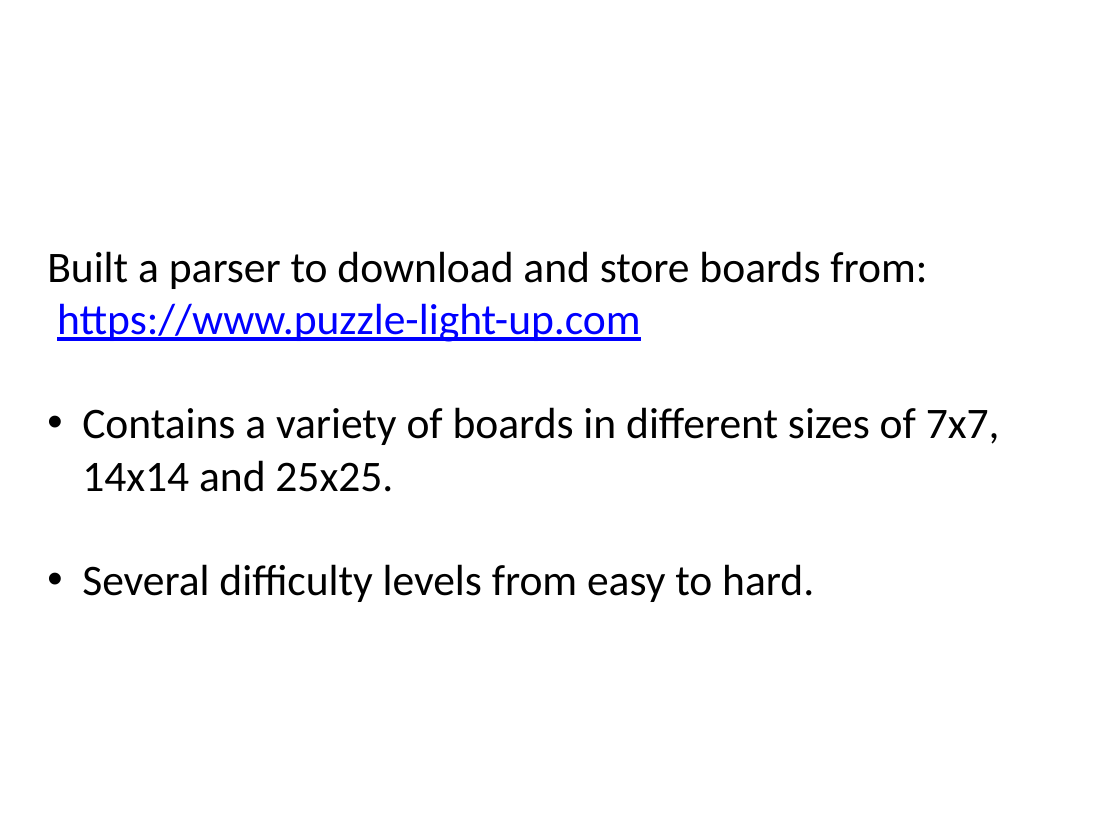
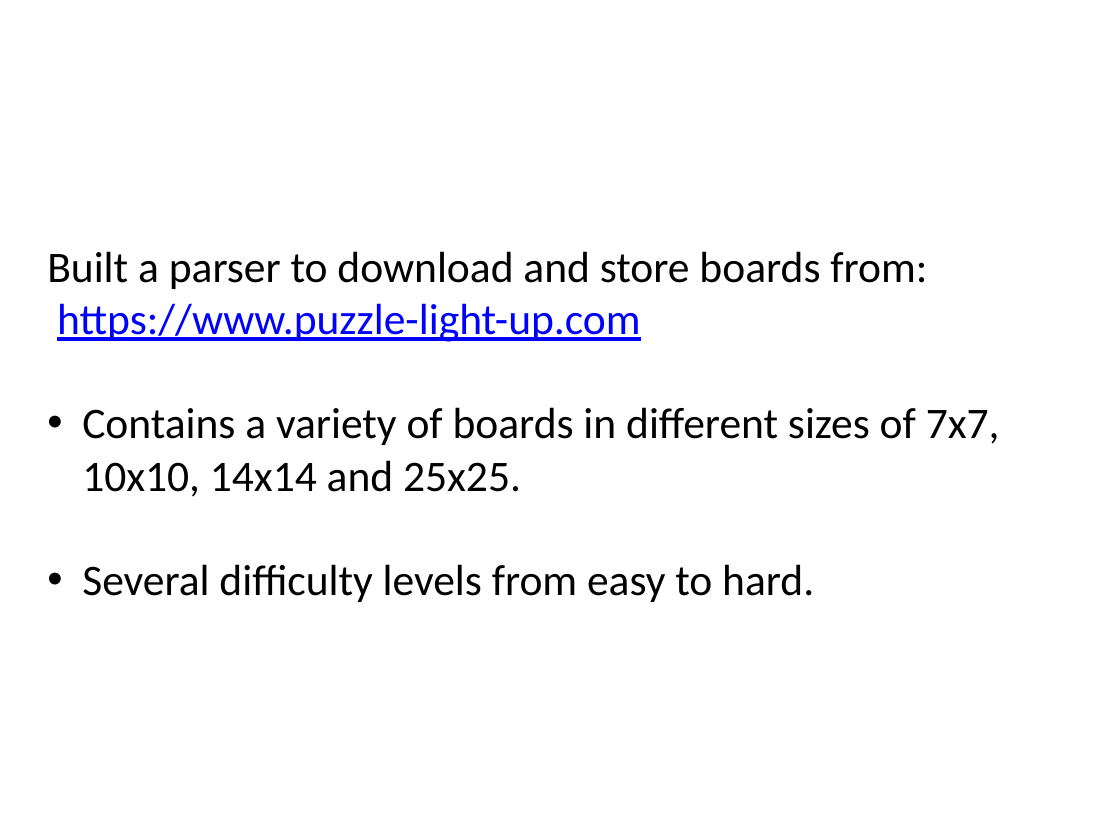
Before and after one commit to LironAvr/EvolutionaryLightsUp, a slide deck: slide 13 of presentation.pptx (slide 14 before the commit). Drawn at 1120x840 pixels with LibreOffice and Linux fonts; fonts in the diff are those of the drawing; background and template pictures are left out. Boxes give left, top, right and bottom in pixels: in the first picture for what was removed or moved away, otherwise in the second. Text is boxed around its words. In the diff, an @@ line names an element or a change of style, - is before the commit and + after.

```diff
--- a/presentation.pptx
+++ b/presentation.pptx
@@ text at box(82, 407, 1000, 497): text changed @@
-• Contains a variety of boards in different sizes of 7x7, 14x14 and 25x25.
+• Contains a variety of boards in different sizes of 7x7, 10x10, 14x14 and 25x25.
```
Also in this commit, not shown: 3 other slides changed, 1 slide removed, 12 other files.
